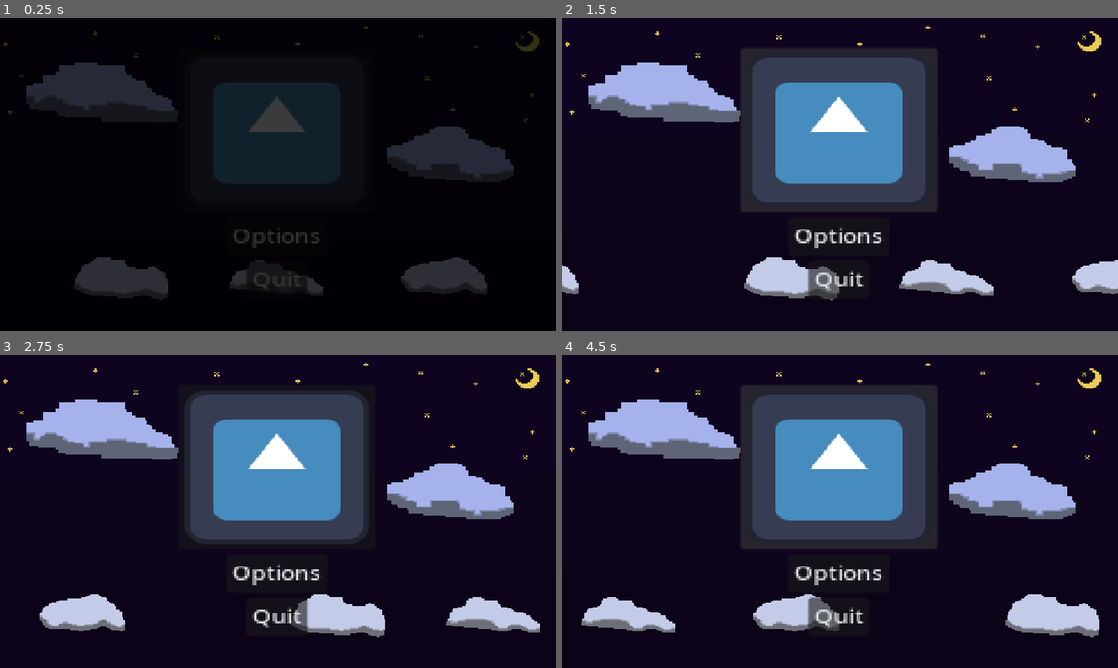
Above: before the commit, frames 1-4 (two rows, left to right).
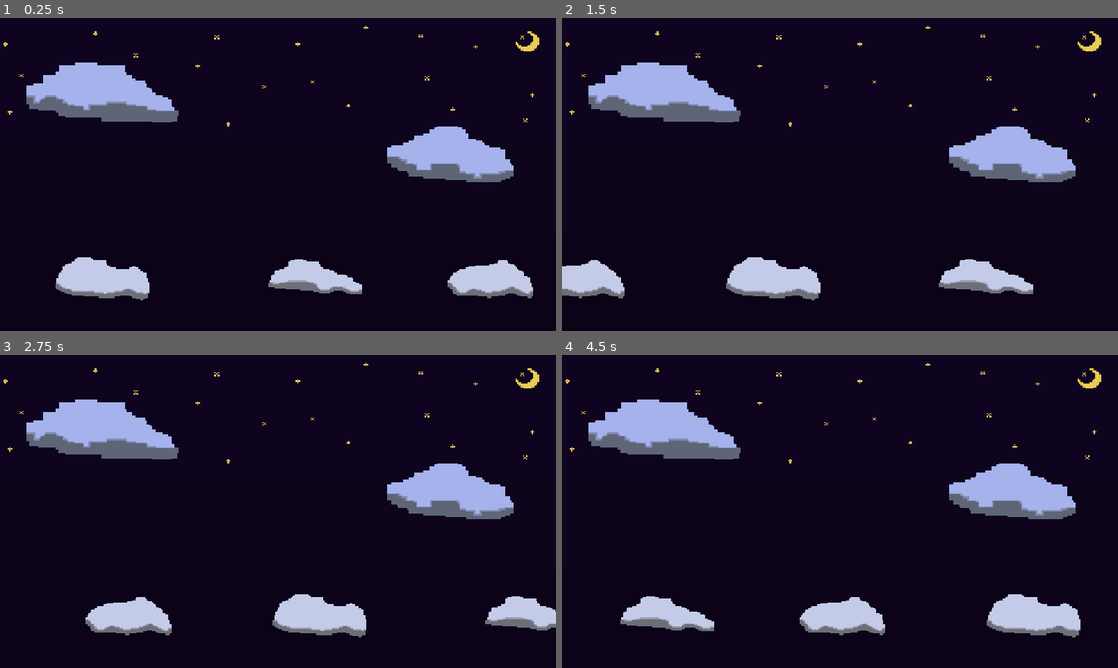
Above: after the commit, the same moments.

Repository: Menamejeff34/GameJam1
Game: Godot game, scene res://Scenes/TitleScreen/TitleScreen.tscn
The game is run twice, just before and just after one commit, with the same random seed, the same clock (stepped at 60 frames per second) and the same inputs. The engine's default icon, where the game draws it, is replaced by a stand-in: a white triangle on a blue panel in a dark square.
Inputs (mouse positions are in pixels of both pictures, inside the frame that each line leads up to):
- Up to frame 1 (0.25 s): no input
- Up to frame 2 (1.5 s): click (840, 130) at 0.52 s; click (840, 130) at 1.27 s
- Up to frame 3 (2.75 s): tap Enter at 2 s; move the mouse to (400, 495) at 2.02 s; hold Up (ui_up) from 2.03 s (still down); tap O at 2.1 s; click (400, 495) at 2.17 s; tap Space (ui_select) at 2.27 s
- Up to frame 4 (4.5 s): release Up (ui_up) at 2.75 s; drag from (728, 527) to (812, 574) at 2.77 s; move the mouse to (895, 442) at 3.52 s; hold Down (ui_down) 3.53-4.25 s; tap Shift at 3.6 s; drag from (812, 574) to (673, 464) at 4.27 s

The runs differ from the first frame. In frame 1, 21% of the frame differs, in the area x 0-97%, y 2-91%; in frame 2, 23%; in frame 3, 21%; in frame 4, 24%, in the area x 3-97%, y 9-91%.

Commit message:
Created the enemy template

Diff:
--- /dev/null
+++ b/nsjs/Scenes/DebugRoom/debug_room.tscn
@@ -0,0 +1,42 @@
+[gd_scene load_steps=5 format=3 uid="uid://cb2m5ea70g1sg"]
+
+[ext_resource type="PackedScene" uid="uid://b5fouvn82sc3f" path="res://Scenes/Enemies/enemy_1_test.tscn" id="1_8lsky"]
+[ext_resource type="Texture2D" uid="uid://bcddwwj3gs74j" path="res://icon.svg" id="2_bh3qi"]
+
+[sub_resource type="RectangleShape2D" id="RectangleShape2D_8lsky"]
+size = Vector2(129, 113)
+
+[sub_resource type="WorldBoundaryShape2D" id="WorldBoundaryShape2D_bh3qi"]
+distance = 127.0
+
+[node name="DebugRoom" type="Node2D"]
+
+[node name="Icon" type="Sprite2D" parent="."]
+position = Vector2(-228, -213)
+texture = ExtResource("2_bh3qi")
+
+[node name="StaticBody2D2" type="StaticBody2D" parent="."]
+
+[node name="CollisionShape2D" type="CollisionShape2D" parent="StaticBody2D2"]
+position = Vector2(170, -68)
+shape = SubResource("RectangleShape2D_8lsky")
+
+[node name="StaticBody2D3" type="StaticBody2D" parent="."]
+
+[node name="CollisionShape2D" type="CollisionShape2D" parent="StaticBody2D3"]
+position = Vector2(-274, -75)
+shape = SubResource("RectangleShape2D_8lsky")
+
+[node name="StaticBody2D" type="StaticBody2D" parent="."]
+position = Vector2(10, 53)
+
+[node name="CollisionShape2D" type="CollisionShape2D" parent="StaticBody2D"]
+position = Vector2(-70, 112)
+shape = SubResource("WorldBoundaryShape2D_bh3qi")
+
+[node name="Enemy1Test" parent="." instance=ExtResource("1_8lsky")]
+modulate = Color(0.912106, 0.0856072, 1.92523e-07, 1)
+position = Vector2(13, -73)
+
+[node name="Camera2D" type="Camera2D" parent="Enemy1Test"]
+zoom = Vector2(2, 2)
--- /dev/null
+++ b/nsjs/Scenes/Enemies/enemy_1_test.gd
@@ -0,0 +1,41 @@
+extends CharacterBody2D
+
+@onready var ray_cast_right: RayCast2D = $RayCastRight
+@onready var ray_cast_left: RayCast2D = $RayCastLeft
+@onready var ray_cast_player: RayCast2D = $RayCastPlayer
+
+const SPEED := 300.0
+var direction := 1
+var player_found := false
+func _physics_process(delta: float) -> void:
+	if player_found:
+		chase()
+	else:
+		patrol()
+
+	if not is_on_floor():
+		velocity += get_gravity() * delta
+
+
+	move_and_slide()
+
+
+
+func patrol():
+	if ray_cast_right.is_colliding():
+		direction = -1
+		ray_cast_player.rotate(rad_to_deg(180))
+	elif ray_cast_left.is_colliding():
+		direction = 1
+		ray_cast_player.rotate(rad_to_deg(180))
+
+	if ray_cast_player.is_colliding():
+		player_found = true
+
+
+	velocity.x = direction * SPEED
+
+func chase():
+	pass
+	#the plan for this function is to uses an autoload to find the players position
+	#and have the enemy run at them
--- /dev/null
+++ b/nsjs/Scenes/Enemies/enemy_1_test.tscn
@@ -0,0 +1,27 @@
+[gd_scene load_steps=4 format=3 uid="uid://b5fouvn82sc3f"]
+
+[ext_resource type="Script" uid="uid://dbkd5v7et7wkb" path="res://Scenes/Enemies/enemy_1_test.gd" id="1_51jp5"]
+[ext_resource type="Texture2D" uid="uid://bcddwwj3gs74j" path="res://icon.svg" id="1_ekjhs"]
+
+[sub_resource type="CapsuleShape2D" id="CapsuleShape2D_51jp5"]
+radius = 76.0
+height = 206.0
+
+[node name="Enemy1Test" type="CharacterBody2D"]
+script = ExtResource("1_51jp5")
+
+[node name="Sprite2D" type="Sprite2D" parent="."]
+texture = ExtResource("1_ekjhs")
+
+[node name="CollisionShape2D" type="CollisionShape2D" parent="."]
+shape = SubResource("CapsuleShape2D_51jp5")
+
+[node name="RayCastRight" type="RayCast2D" parent="."]
+target_position = Vector2(103, 0)
+
+[node name="RayCastPlayer" type="RayCast2D" parent="."]
+target_position = Vector2(350, -1)
+collision_mask = 128
+
+[node name="RayCastLeft" type="RayCast2D" parent="."]
+target_position = Vector2(-102, 0)
--- a/nsjs/Scenes/TitleScreen/TitleScreen.tscn
+++ b/nsjs/Scenes/TitleScreen/TitleScreen.tscn
@@ -75,18 +75,19 @@
 autoscroll = Vector2(60, 0)
 
 [node name="Cloud1" type="Sprite2D" parent="Parallax2D"]
-position = Vector2(677, 409)
+position = Vector2(709, 412)
 texture = ExtResource("4_q82or")
 
 [node name="Cloud2" type="Sprite2D" parent="Parallax2D"]
-position = Vector2(457, 408)
+position = Vector2(444, 408)
 texture = ExtResource("5_2lib6")
 
 [node name="Cloud3" type="Sprite2D" parent="Parallax2D"]
-position = Vector2(564, 410)
+position = Vector2(591, 409)
 texture = ExtResource("6_wgw8k")
 
 [node name="Control" type="Control" parent="."]
+visible = false
 layout_mode = 3
 anchors_preset = 0
 offset_top = 1.0
@@ -133,6 +134,7 @@
 }
 
 [node name="Sprite2D" type="Sprite2D" parent="AnimationPlayer"]
+visible = false
 modulate = Color(0, 0, 0, 1)
 position = Vector2(590, 359)
 scale = Vector2(11.1719, 6.29688)
--- a/nsjs/project.godot
+++ b/nsjs/project.godot
@@ -20,6 +20,10 @@
 window/size/mode=2
 window/stretch/mode="canvas_items"
 
+[editor_plugins]
+
+enabled=PackedStringArray("res://addons/script-ide/plugin.cfg")
+
 [rendering]
 
 textures/canvas_textures/default_texture_filter=0
Not shown, added: nsjs/Scenes/Enemies/enemy_1_test.gd.uid
Not shown, added: nsjs/addons/script-ide/icon/class.svg
Not shown, added: nsjs/addons/script-ide/icon/class.svg.import
Not shown, added: nsjs/addons/script-ide/icon/constant.svg
Not shown, added: nsjs/addons/script-ide/icon/constant.svg.import
Not shown, added: nsjs/addons/script-ide/icon/engine_func.svg
Not shown, added: nsjs/addons/script-ide/icon/engine_func.svg.import
Not shown, added: nsjs/addons/script-ide/icon/export.svg
Not shown, added: nsjs/addons/script-ide/icon/export.svg.import
Not shown, added: nsjs/addons/script-ide/icon/func.svg
Not shown, added: nsjs/addons/script-ide/icon/func.svg.import
Not shown, added: nsjs/addons/script-ide/icon/func_get.svg
(and 18 more such lines)
